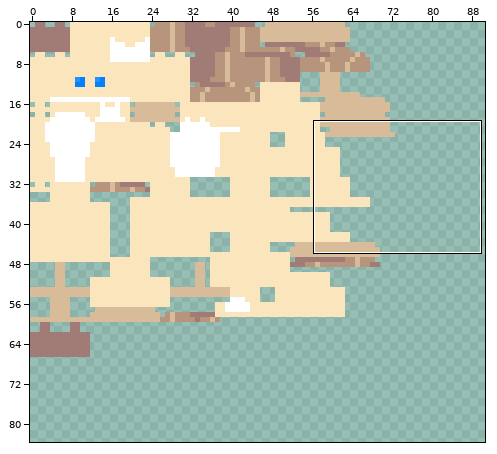
Sprite sheet: src/main/resources/assets/changed/textures/latex_moth.png. Above, an overview of the earlier version with the close-up marked.
Close-up. Old version:
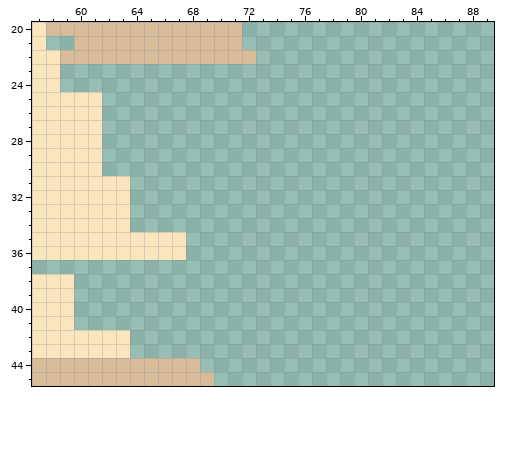
The file is 128x128 pixels. Shown: x 57..89, y 20..45. The wide view leaves out empty margins. The commit also changed other parts of the picture, which this record leaves out.
After the commit:
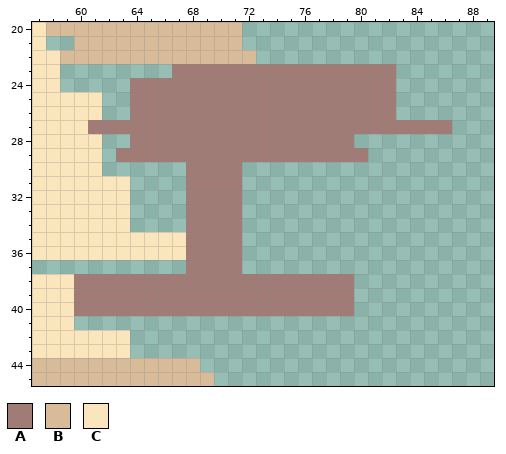
Palette (. is transparent): A #a17c77  B #d8bc99  C #fbe5bc
Edits made:
{"y":23,"x":67,"old":"................","new":"AAAAAAAAAAAAAAAA"}
{"y":24,"x":64,"old":"...................","new":"AAAAAAAAAAAAAAAAAAA"}
{"y":25,"x":64,"old":"...................","new":"AAAAAAAAAAAAAAAAAAA"}
{"y":26,"x":64,"old":"...................","new":"AAAAAAAAAAAAAAAAAAA"}
{"y":27,"x":61,"old":"C.........................","new":"AAAAAAAAAAAAAAAAAAAAAAAAAA"}
{"y":28,"x":64,"old":"................","new":"AAAAAAAAAAAAAAAA"}
{"y":29,"x":63,"old":"..................","new":"AAAAAAAAAAAAAAAAAA"}
{"y":30,"x":68,"old":"....","new":"AAAA"}
{"y":31,"x":68,"old":"....","new":"AAAA"}
{"y":32,"x":68,"old":"....","new":"AAAA"}
{"y":33,"x":68,"old":"....","new":"AAAA"}
{"y":34,"x":68,"old":"....","new":"AAAA"}
{"y":35,"x":68,"old":"....","new":"AAAA"}
{"y":36,"x":68,"old":"....","new":"AAAA"}
{"y":37,"x":68,"old":"....","new":"AAAA"}
{"y":38,"x":60,"old":"....................","new":"AAAAAAAAAAAAAAAAAAAA"}
{"y":39,"x":60,"old":"....................","new":"AAAAAAAAAAAAAAAAAAAA"}
{"y":40,"x":60,"old":"....................","new":"AAAAAAAAAAAAAAAAAAAA"}
{"label":"changed","picture_box":[74,64,452,316]}
